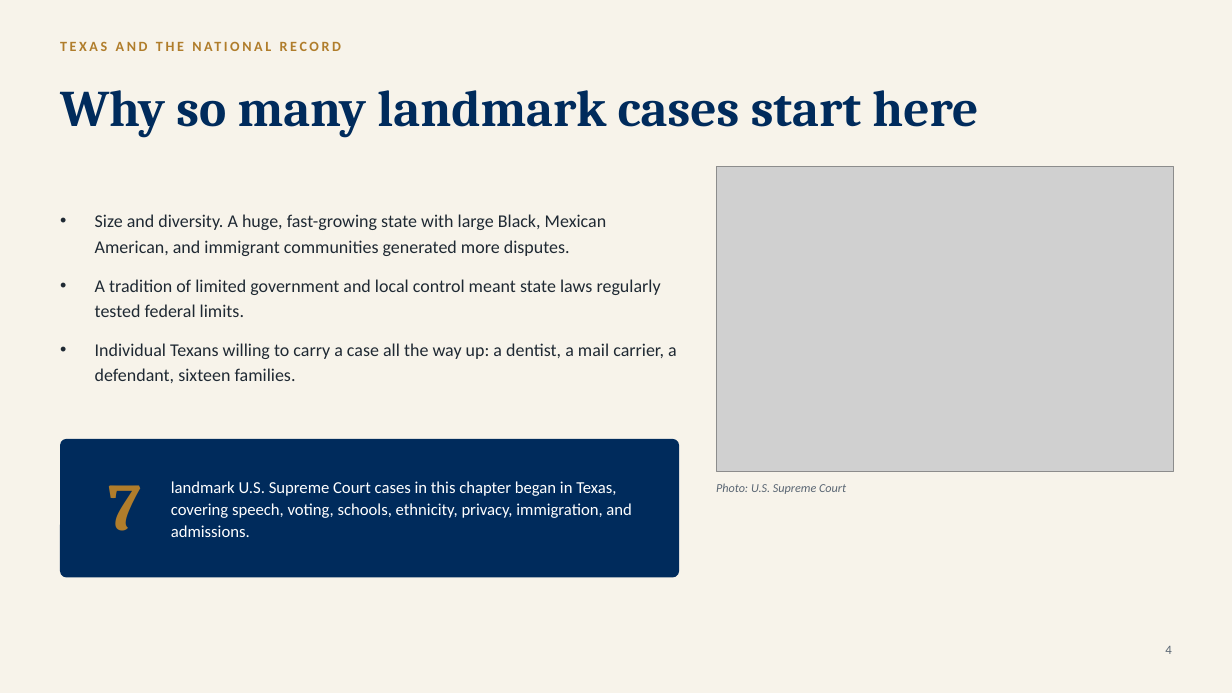
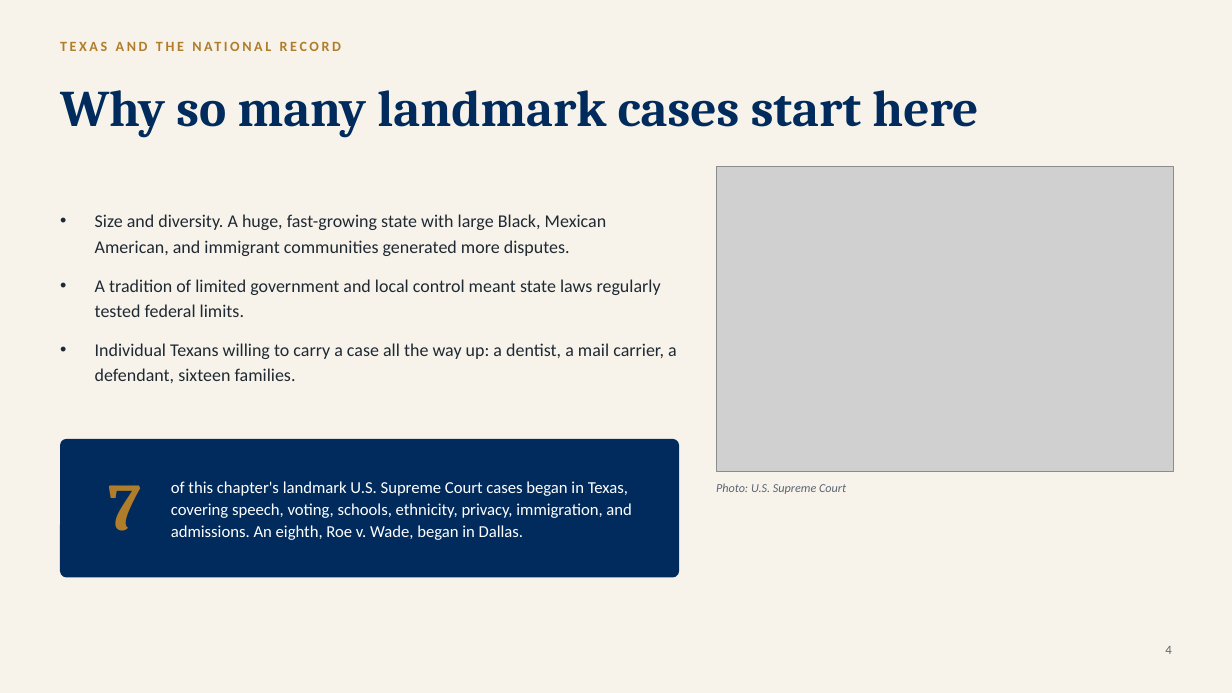
Before and after one commit to ProfessorJaredAlanStewart/texas-govt-modules, a slide deck: slide 5 of slides/Chapter 16 - Civil Liberties and Civil Rights (Lecture Deck).pptx. Drawn at 1232x693 pixels with LibreOffice and Linux fonts; fonts in the diff are those of the drawing; grey boxes stand for pictures. Boxes give left, top, right and bottom in pixels: in the first picture for what was removed or moved away, otherwise in the second. Text is boxed around its words. In the diff, an @@ line names an element or a change of style, - is before the commit and + after.

```diff
--- a/slides/Chapter 16 - Civil Liberties and Civil Rights (Lecture Deck).pptx
+++ b/slides/Chapter 16 - Civil Liberties and Civil Rights (Lecture Deck).pptx
@@ text at bbox=[171, 481, 632, 540]: text changed @@
-landmark U.S. Supreme Court cases in this chapter began in Texas, covering speech, voting, schools, ethnicity, privacy, immigration, and admissions.
+of this chapter's landmark U.S. Supreme Court cases began in Texas, covering speech, voting, schools, ethnicity, privacy, immigration, and admissions. An eighth, Roe v. Wade, began in Dallas.
```
Also in this commit, not shown: 3 other slides changed, 58 other files.
